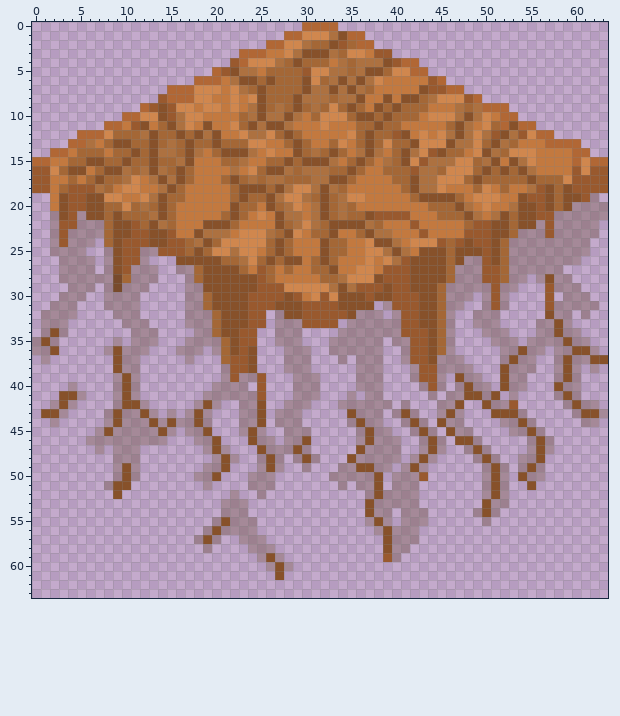
File history of a pixel-art sprite, assets/Tile 64w x 64h/dirt_cracked_2.png. This is how it looked before the edit.
The file is 64x64 pixels. Colours within 5 levels of each other are drawn and written as one.
The result:
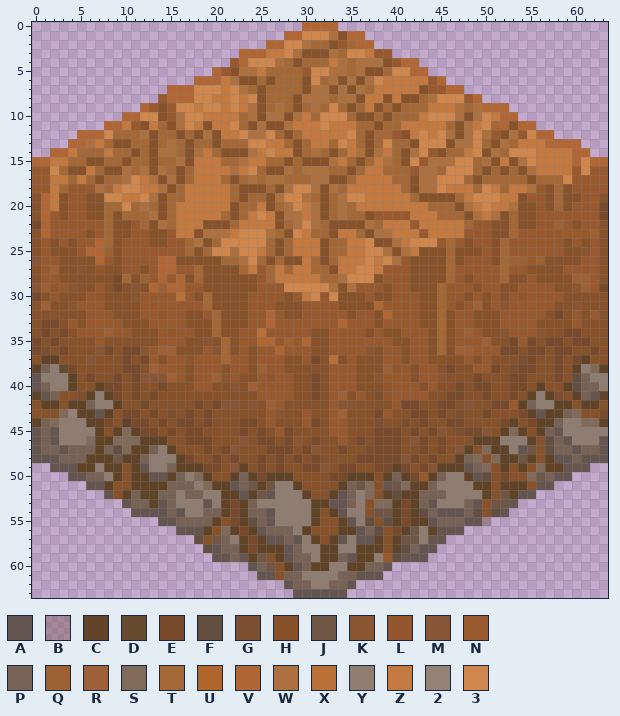
Palette (. is transparent): A #655550  B #6141234f  C #604326  D #664b2f  E #784a2b  F #634e42  G #7c4f31  H #87512a  J #705745  K #8a5631  L #92552c  M #885637  N #99592e  P #776255  Q #9d6231  R #9d6037  S #816a59  T #a46736  U #ae662d  V #b16735  W #ad7140  X #b97138  Y #907d71  Z #c3793f  2 #948277  3 #d0874e
The edit:
Changed rows in their new state; - is an unchanged pixel.
first column x 0:
19 HV------------------------------------------------------------NH
20 HV----------------------------------------------------------NNNE
21 HVN--N----------------------------------------------------NNNNNE
22 EVN--NNN------------------------------------------------N-QNHNNH
23 HVN-NNHN----------------------------------------------NNN-NNNNQH
24 HNH-HNNV---------------------------------------------NNNNNNHNHNH
25 HNHHHNVVQ---NN---------------------------------------NNNNNNHHKNH
26 MNNHHHHVN---NNVV--------------------------------NN---QQNQHHHHNNH
27 HNRHHKHLH--NHNVVNN-----------------------------NNN---NNHHHHNNNNH
28 HNNHHHHHH--HQNVNVH-----------------------------NHN---HHNH-HHRRNH
29 MRLNKHHNH-HKHVRVVNN---------------------------NNNHN-HHNNN-HHKRNE
30 EHNHHHNLHHHKNNNNXNH---------------------------NNHNH-HNLNN-NHHHHH
31 HRHHKNNNHHHHNNNNNNN-------------------VN------NHNRH-KNNNN-HHKHHH
32 HHHHHHNNNHHHNNLNNHHN------VN--------NNHVN-----HNNHHHNNNNN-EHNHNH
33 HEEHNHNNNNHHHNNNNHHH------VNNN----VNNNHNN-----HNNHHHNNNNHH-HNHHH
34 HE-EHNNNRNNHHHNLNNHH-----XNNNNNHHNNNNHNHH-----HNRNHHKNNNKH-EEHHH
35 E-EHHHHNHHHHHHNNNHHKH----VVNQNVHHNNNNNNNHH----HNNNRHHENEHEE-EEHH
36 EG-EHHHME-EEKNRRHHHNK----NNUNNNHHNNNNKHNNH----HRRNNNEE-EEHEE--EH
37 HCCHHHMHH-EHENHNNKNNN----NNNHHNEHXHNHHHNNH---HHHNHNHH-GEHHE-EC--
38 CPYDEHHHH-EEHRNNNHNNNH---RNNHHHHHNNNHHHRLNH--HEHHNNE-GEEHHE-CYSC
39 AYYYCHEHHE-EMMMRNHNNRK-HH-LNNHHEHNNNHHKNNNH--KH-HEHH-EEHHHE-FPYY
40 APYYCHHCEE-EHHEHHHNNHHKHR-NNNHHEHNNNHHHLNNNH-HHE-EEH-EEHCH-CFPPY
41 CAP--GCYCE-EHEHHHHHHHHHHH-NNNHHEHNRHNHGLNNNNHHEE--E-HEHCYCG-CPAC
42 HCC-CCPYYC--EHHHHHE-EMMHK-RNHHHHHNKKHHHHNEEHHEE-MH-EE-CPYYCC-CCH
43 H--S2CCAC-EE-EHGHE-EHHHHH-NKHHNHHNR-HHENH-EEHE-GHHE---ECACCPS--E
44 CPSYYYCCE-CEE-E-EE-EHHHEE-NHHHNEHNNH-HGHHG-EH-EEHHHHEC-ECCPYYSSC
45 APAYYYYC-CSCEE-EHEE-HHHE-EHNEHHHHNNHH-EEEHE-EM-GEEMHCSC-CPAYYYYY
46 APAYYYSCCSSSCCCHHEEE-HHM-EEHEK-EHHNHE-EEEHME-EH--CCCYYYC-FPAYYYA
47 APPAPPPCPFSCCPYCHHHE-EMHH-EEE-EMHHEH-GEEEHHE-EHMC-SCCYAJ-FPPAPPA
48 AAAPPPCCCJCCPYYYCEHHE-EHHE-EHE-EHHH-EEEEEME-EHHCPS-SCCJC-CAAPAAA
49 --AAACCYCC-CAYYPCCCEE-MCHE-EHHEEMHEE--EECE-EMCCCAPS-CHC-SCCAAA--
50 ----AAPPYC-CCAACPYSC-HCPCECCCHHHHEECCC-CPCE-CPYYCAF-EH-SJPAA----
51 ------AAC--CCCCPPPYSCCAPJCJYYCHHHHCPJS-AJSCCPYYYYCC-CCC-AA------
52 --------A-CPCCPPYPPYYCCACJAYYYCHHCAPYS-CFCCPPPYYYYC-JCAA--------
53 ----------APPCAPYYYAYCECPYYYYYYCCAAPY-SSCECPAYYYPA-JJA----------
54 -----------AAAAPAYYPPCECPPAYYYYCHCAYY-JJCECFPAAAPF-FA-----------
55 --------------AAPPPPC-ECFPAYYYYCHHCAYF-FCECCAPPPAA--------------
56 ----------------AAAC-SCECAPPPYCHHHCCAPF-ECJYCAAA----------------
57 ------------------F-JPYCECAAPAYCHCAYAAC-CJJYAA------------------
58 -------------------FAPPCECCCAPYYCCYYCCC-CFPAA-------------------
59 --------------------AAPACJ-CAPPYCCPACCY-FAAA--------------------
60 ------------------------APJ-CAPCCYYCCPPA------------------------
61 -------------------------AA-PPYYYYPPAAA-------------------------
62 ----------------------------APPYYPPA----------------------------
63 -----------------------------AAAAAA-----------------------------
